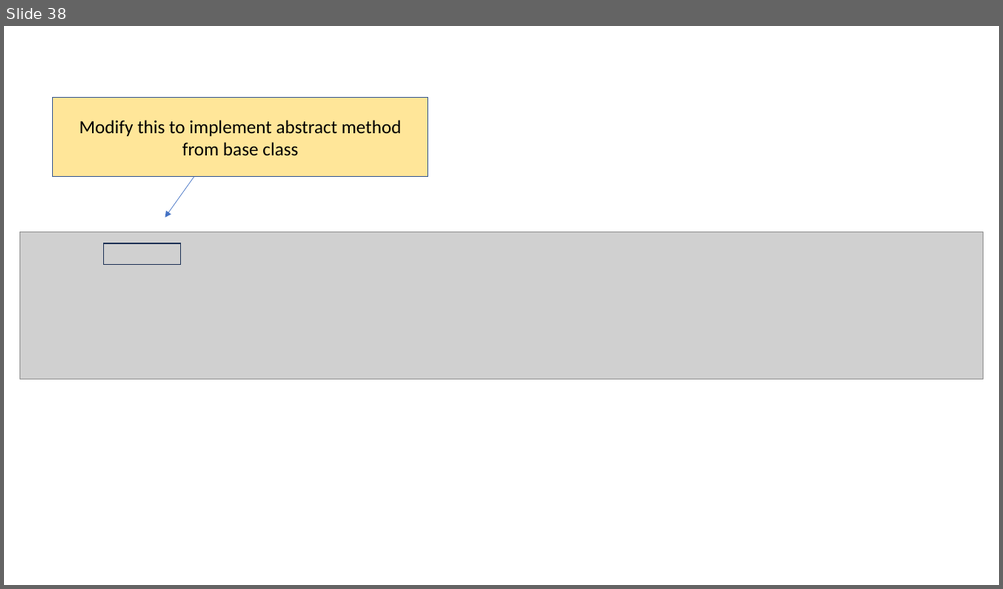
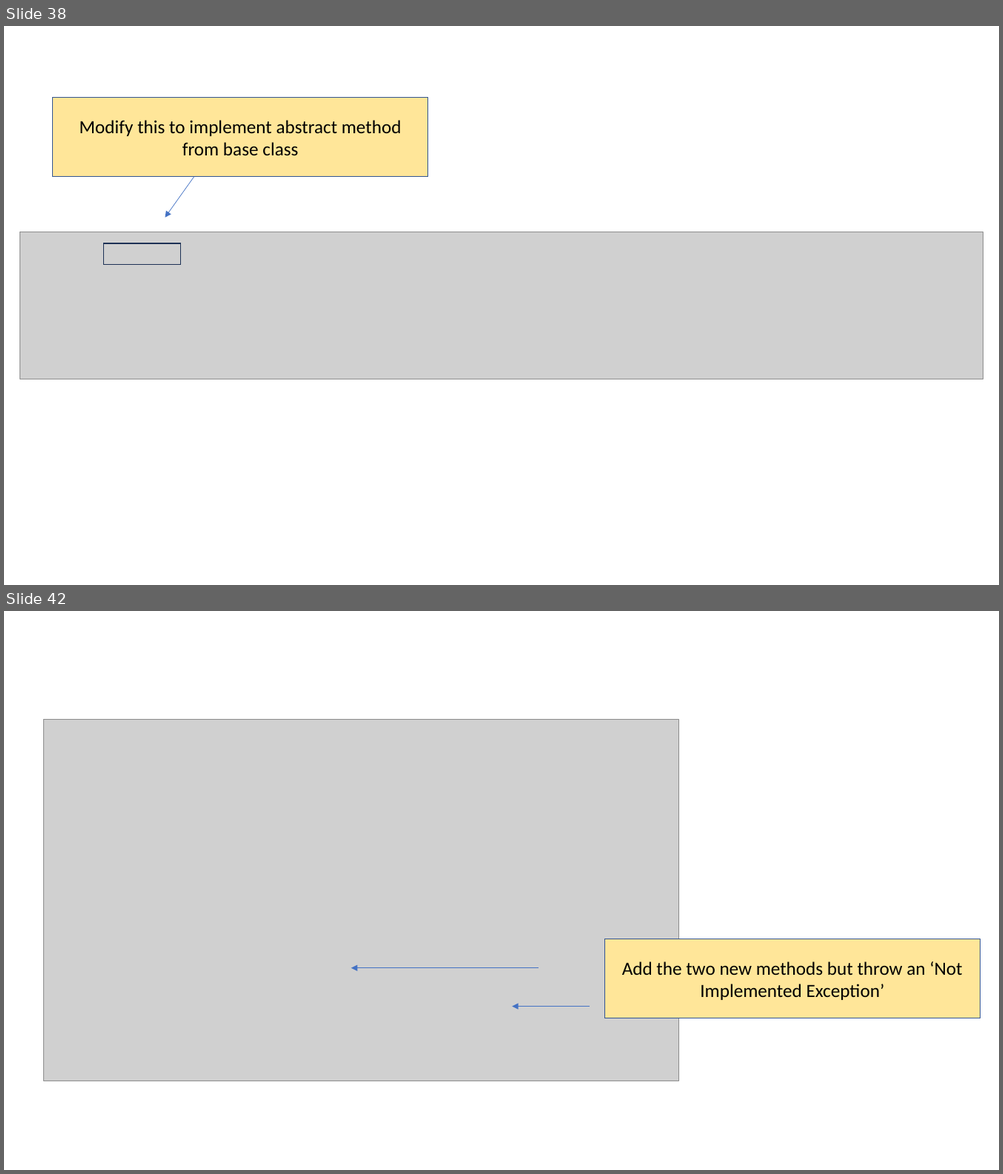
Before and after one commit to JohnRowleyDorsetCollege2025/oop-2025-a-camera-rental-20251111, a slide deck: CameraKit Walkthrough.pptx. Shown one above the other, each under a label of ours: slide 38 before the commit, slides 38 and 42 after it; the slides between them are not shown. The pictures are 1003x589 and 1003x1174 pixels, drawn with LibreOffice and Linux fonts; fonts in the diff are those of the drawing; grey boxes stand for pictures. Boxes give left, top, right and bottom in pixels: in the first picture for what was removed or moved away, otherwise in the second. Text is boxed around its words. In the diff, an @@ line names an element or a change of style, - is before the commit and + after.

Commit message:
Add more interface methods

```diff
--- a/CameraKit Walkthrough.pptx
+++ b/CameraKit Walkthrough.pptx
@@ slide 42 added at bbox=[4, 611, 999, 1170], background #FFFFFF @@
@@ picture added at bbox=[43, 719, 678, 1082] @@
@@ rectangle added at bbox=[605, 940, 980, 1019], fill #FFE699, outline #325491 1 pt, 18 pt, text #000000 @@
+Add the two new methods but throw an ‘Not Implemented Exception’
@@ arrow added from (538, 968) to (351, 968), #4472C4 0.5 pt @@
@@ arrow added from (589, 1006) to (512, 1006), #4472C4 0.5 pt @@
```
Also in this commit, not shown: 1 slide changed, 7 other slides added, 1 other file.
